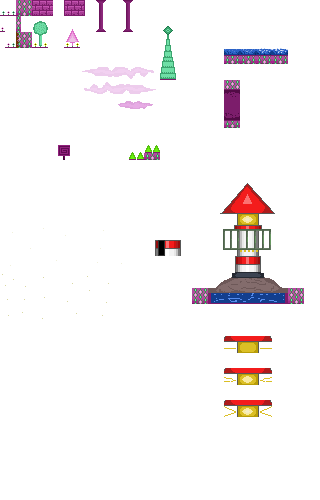
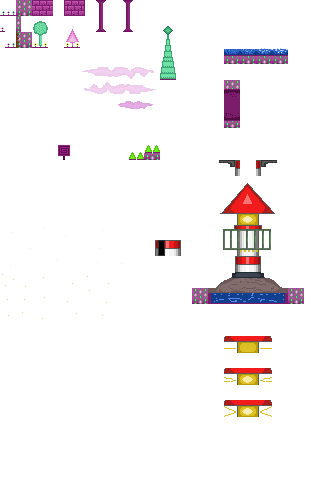
Revision of a layered 320 × 500 image; what changed, layer by layer:
painted on "tilesheet.png" over [219, 160, 277, 176]
